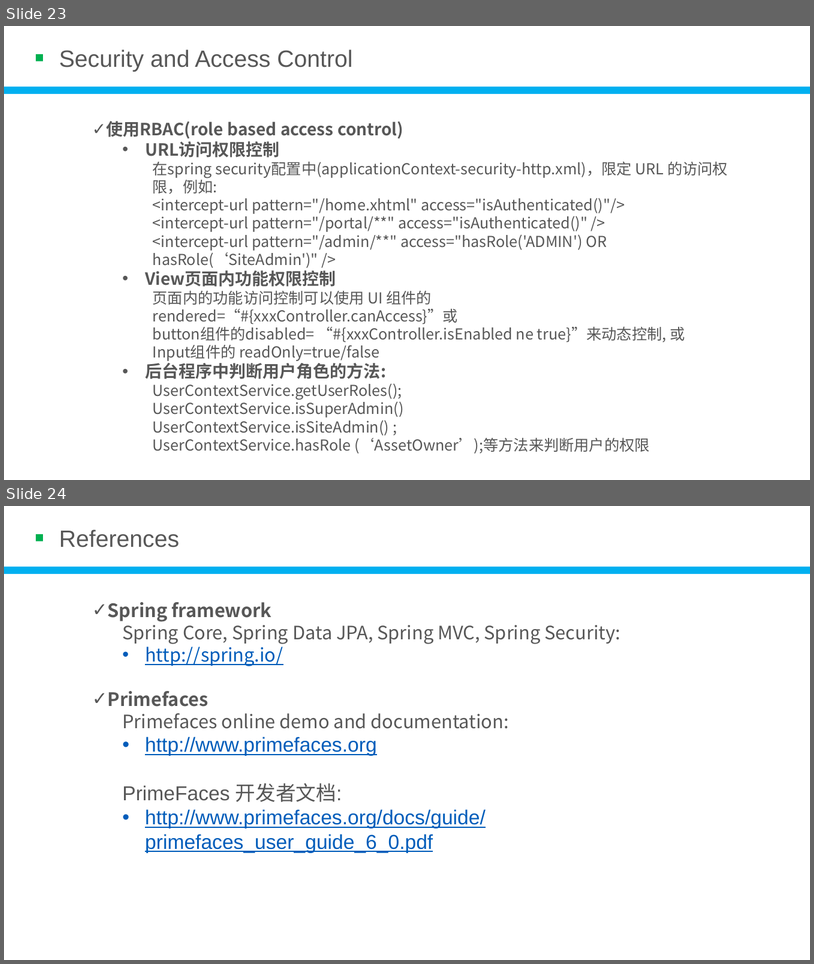
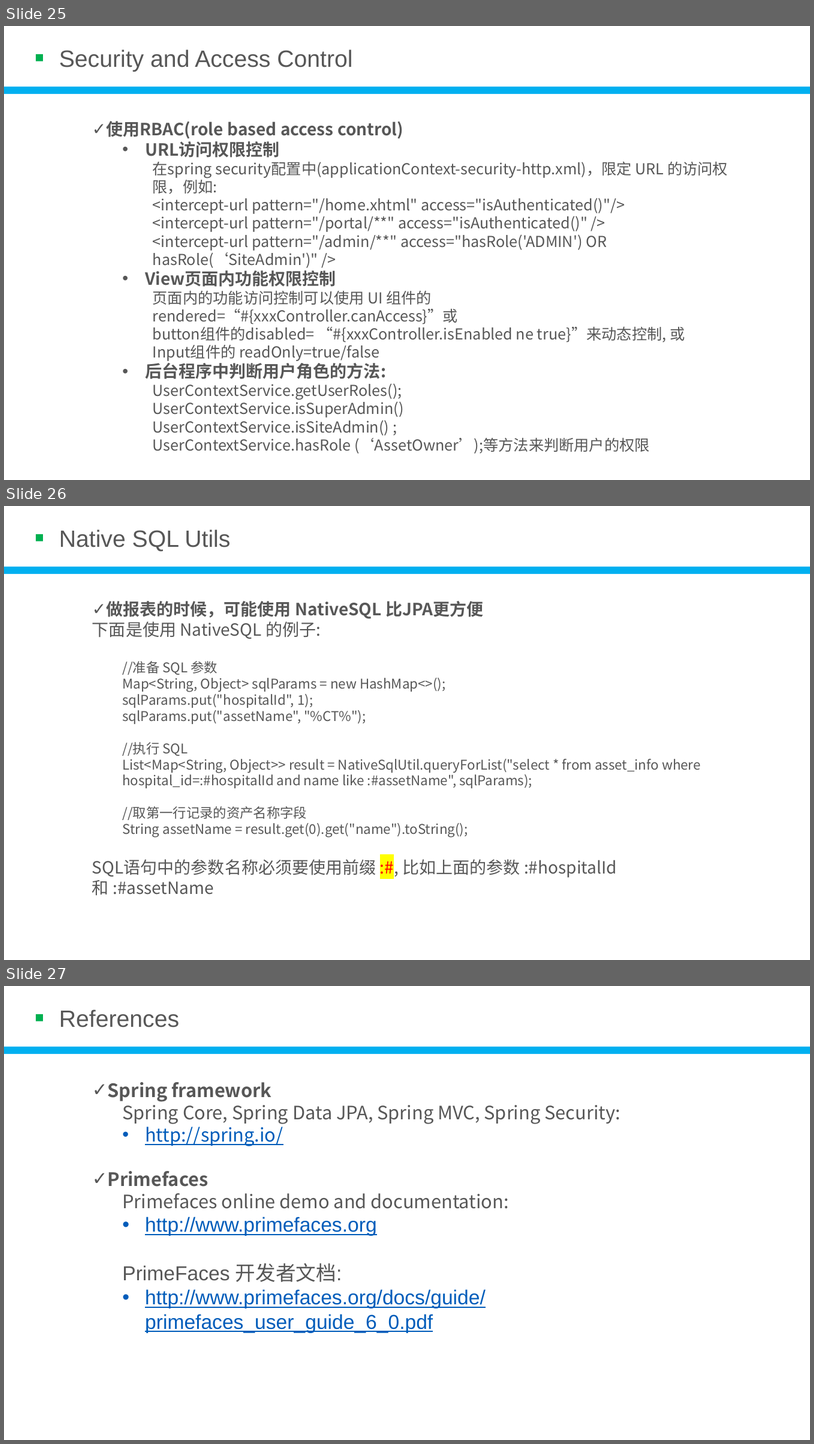
Before and after one commit to devhotmail/APMHome, a slide deck: Document/WebAppFrameworkDev.pptx. Shown one above the other, each under a label of ours: slides 23 and 24 before the commit, slides 25, 26 and 27 after it. The pictures are 814x964 and 814x1444 pixels, drawn with LibreOffice and Linux fonts; fonts in the diff are those of the drawing; background and template pictures are left out. Boxes give left, top, right and bottom in pixels: in the first picture for what was removed or moved away, otherwise in the second. Text is boxed around its words. In the diff, an @@ line names an element or a change of style, - is before the commit and + after.

```diff
--- a/Document/WebAppFrameworkDev.pptx
+++ b/Document/WebAppFrameworkDev.pptx
@@ slide 26 added at (4, 506, 810, 960), background #C7EDCC @@
@@ rectangle added at (36, 534, 44, 541), fill #00B050 @@
@@ text added at (59, 529, 230, 552), 28 pt, text #575757 @@
+Native SQL Utils
@@ rectangle added at (4, 567, 810, 574), fill #00B0F0 @@
@@ text added at (92, 601, 701, 895), 16 pt, text #575757 @@
+✓ 做报表的时候，可能使用 NativeSQL 比JPA更方便
+下面是使用 NativeSQL 的例子:
+  //准备 SQL 参数
+  Map<String, Object> sqlParams = new HashMap<>();
+  sqlParams.put("hospitalId", 1);
+  sqlParams.put("assetName", "%CT%");
+  //执行 SQL
+  List<Map<String, Object>> result = NativeSqlUtil.queryForList("select * from asset_info where hospital_id=:#hospitalId and name like :#assetName", sqlParams);
+  //取第一行记录的资产名称字段
+  String assetName = result.get(0).get("name").toString();
+SQL语句中的参数名称必须要使用前缀 :#, 比如上面的参数 :#hospitalId 和 :#assetName
@@ what was slide 23 is now slide 25 @@
@@ what was slide 24 is now slide 27 @@
```
Also in this commit, not shown: 4 slides changed, 2 other slides added.
